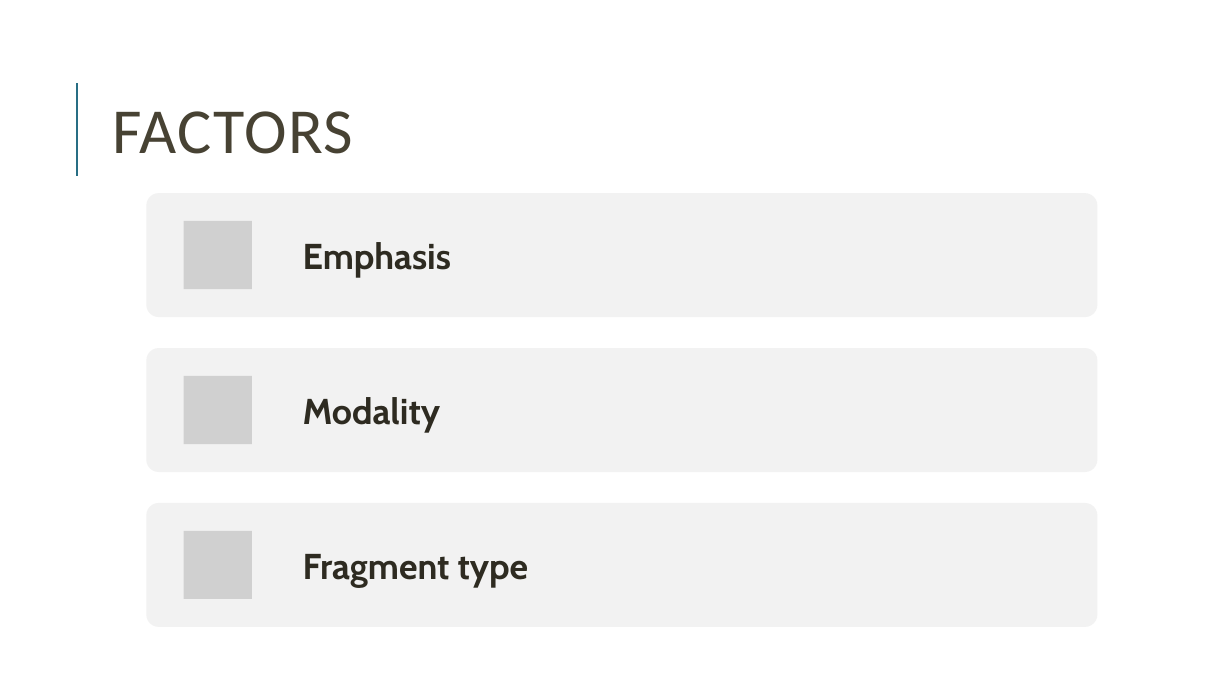
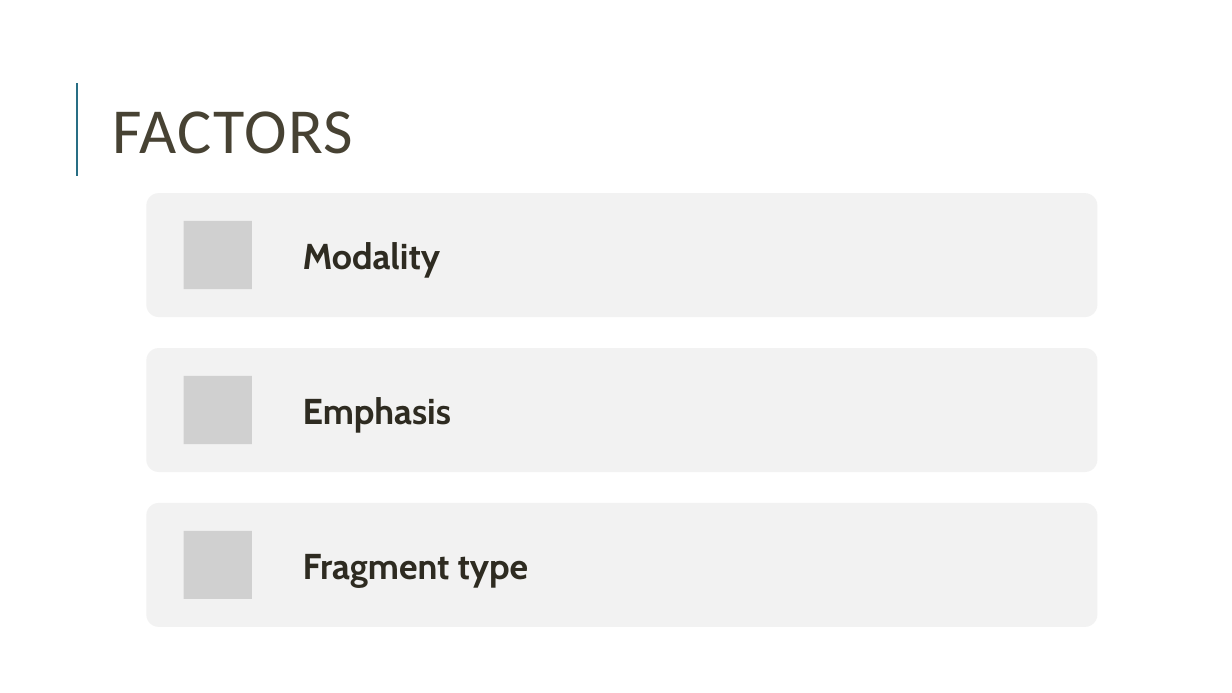
Before and after one commit to miriamschiele/MA, a slide deck: slide 12 of presentation/Miriam Schiele, MA presentation.pptx. Drawn at 1232x693 pixels with LibreOffice and Linux fonts; fonts in the diff are those of the drawing; grey boxes stand for pictures. Boxes give left, top, right and bottom in pixels: in the first picture for what was removed or moved away, otherwise in the second. Text is boxed around its words. In the diff, an @@ line names an element or a change of style, - is before the commit and + after.

```diff
--- a/presentation/Miriam Schiele, MA presentation.pptx
+++ b/presentation/Miriam Schiele, MA presentation.pptx
@@ text "Modality" moved from (x1=303, y1=397, x2=441, y2=433) to (x1=303, y1=242, x2=441, y2=278) @@
@@ text "Emphasis" moved from (x1=303, y1=242, x2=451, y2=278) to (x1=303, y1=397, x2=451, y2=433) @@
```
Also in this commit, not shown: 6 other slides changed, 5 slides added, 1 slide removed, 1 other file.
